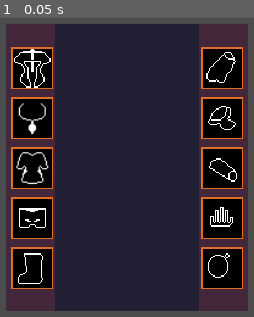
Above: before the commit, frame 1.
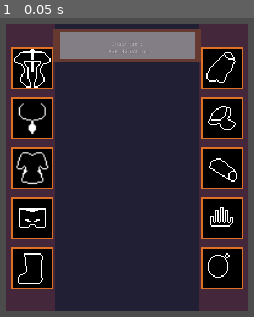
Above: after the commit, the same moment.

Repository: gonzalojs/godot_tutorials
Game: Godot game, scene res://characterpanel/scenes/SceneHandler.tscn
Two runs of this game, one before a commit and one after it. Both use one fixed random seed, a clock stepped at 60 frames per second and the inputs below.
Inputs:
- Up to frame 1 (0.05 s): no input

The runs differ from the first frame. In frame 1, 6.4% of the frame differs, in the area x 20-80%, y 3-15%.

Commit message:
background

Diff:
--- a/characterpanel/scenes/UI/CharacterSheet.tscn
+++ b/characterpanel/scenes/UI/CharacterSheet.tscn
@@ -12,6 +12,7 @@
 [ext_resource path="res://assets/wrists_back.png" type="Texture" id=10]
 [ext_resource path="res://assets/back_back.png" type="Texture" id=11]
 [ext_resource path="res://assets/finger_back.png" type="Texture" id=12]
+[ext_resource path="res://assets/lil_bar.png" type="Texture" id=13]
 
 [node name="CharacterSheet" type="Control"]
 anchor_right = 1.0
@@ -191,6 +192,37 @@
 margin_bottom = 666.0
 size_flags_horizontal = 3
 
+[node name="NameBackground" type="TextureRect" parent="Background/V/Main/Middle"]
+anchor_right = 1.0
+margin_bottom = 80.0
+rect_min_size = Vector2( 0, 80 )
+texture = ExtResource( 13 )
+expand = true
+__meta__ = {
+"_edit_use_anchors_": false
+}
+
+[node name="VBoxContainer" type="VBoxContainer" parent="Background/V/Main/Middle/NameBackground"]
+anchor_right = 1.0
+anchor_bottom = 1.0
+
+[node name="Name" type="Label" parent="Background/V/Main/Middle/NameBackground/VBoxContainer"]
+margin_top = -1.0
+margin_right = 356.0
+margin_bottom = 44.0
+rect_min_size = Vector2( 0, 45 )
+text = "Subscribers"
+align = 1
+valign = 2
+
+[node name="LabelClass" type="Label" parent="Background/V/Main/Middle/NameBackground/VBoxContainer"]
+margin_top = 49.0
+margin_right = 356.0
+margin_bottom = 80.0
+size_flags_vertical = 7
+text = "Level 32 Warrior"
+align = 1
+
 [node name="RightEquip" type="VBoxContainer" parent="Background/V/Main"]
 margin_left = 468.0
 margin_right = 568.0
Binary file added: assets/lil_bar.png
Not shown, added: assets/lil_bar.png.import
Not shown: 1 places in characterpanel/scenes/UI/CharacterSheet.tscn that only renumber resources
